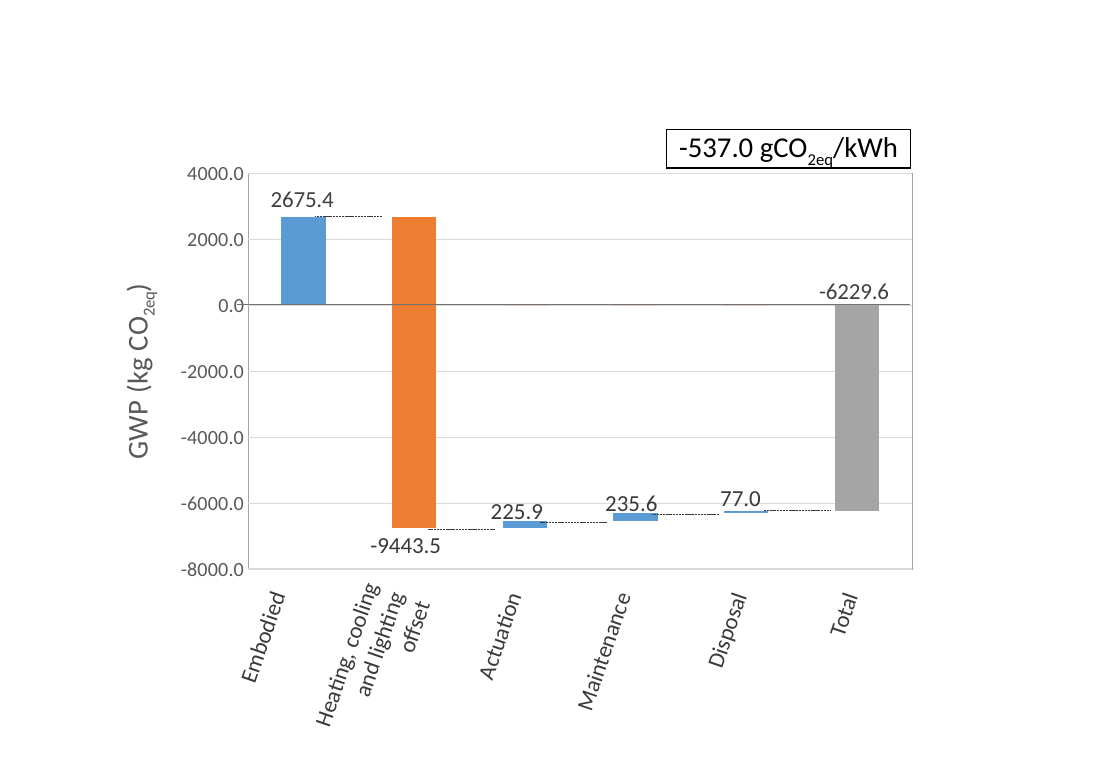
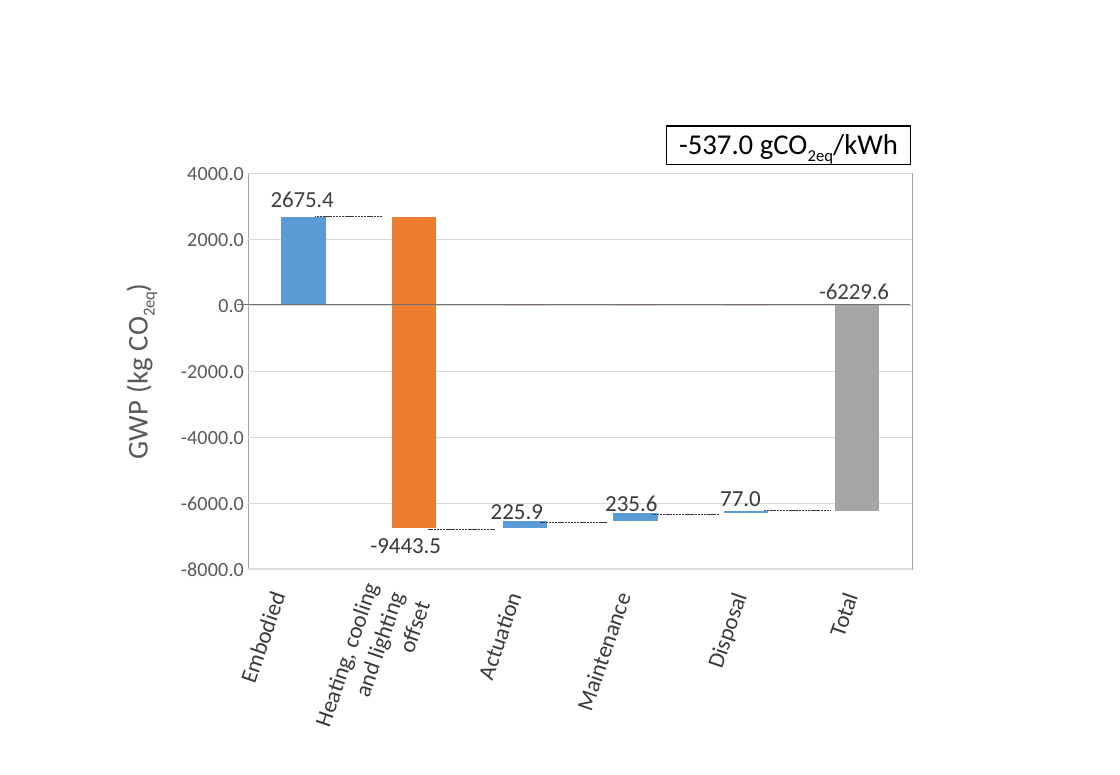
Before and after one commit to architecture-building-systems/LCA_Paper, a slide deck: slide 11 of elsarticle/Images/Thesis charts.pptx. Drawn at 1120x775 pixels with LibreOffice and Linux fonts; fonts in the diff are those of the drawing. Boxes give left, top, right and bottom in pixels: in the first picture for what was removed or moved away, otherwise in the second. Text is boxed around its words. In the diff, an @@ line names an element or a change of style, - is before the commit and + after.

```diff
--- a/elsarticle/Images/Thesis charts.pptx
+++ b/elsarticle/Images/Thesis charts.pptx
@@ rectangle "-537.0 gCO2eq/kWh": place and size @@
-rectangle "-537.0 gCO2eq/kWh" at <box>667,129,911,168</box>
+rectangle "-537.0 gCO2eq/kWh" at <box>667,126,911,164</box>
```
Also in this commit, not shown: 5 other files.
